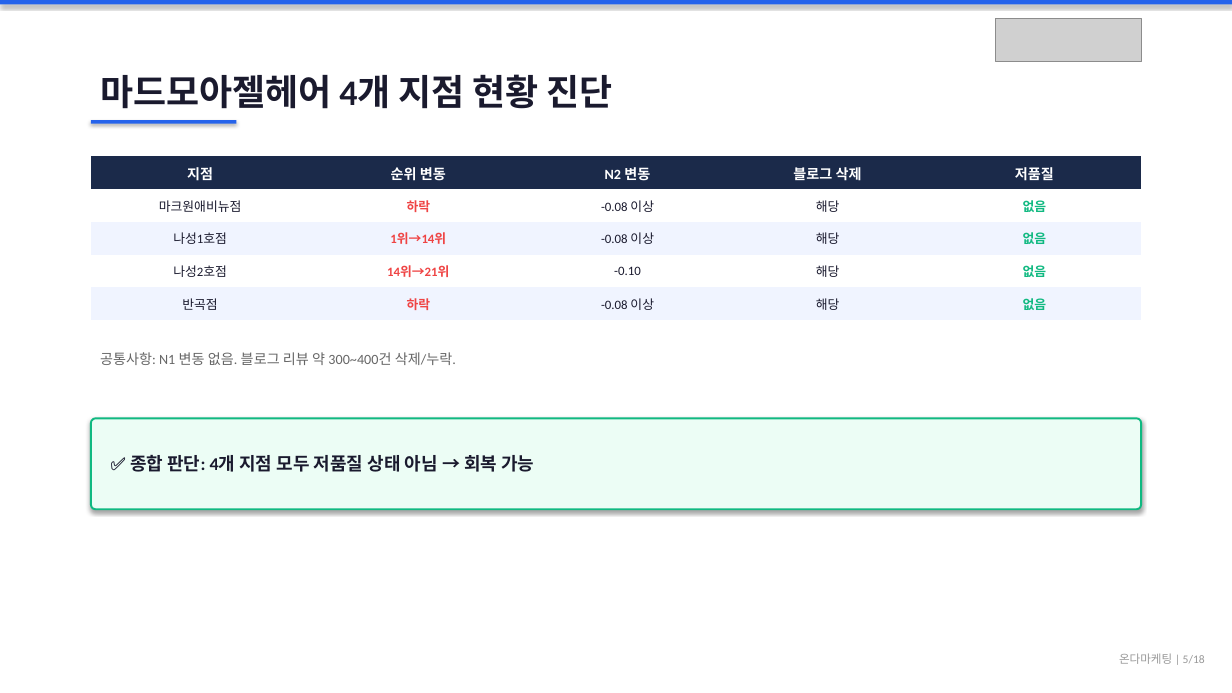
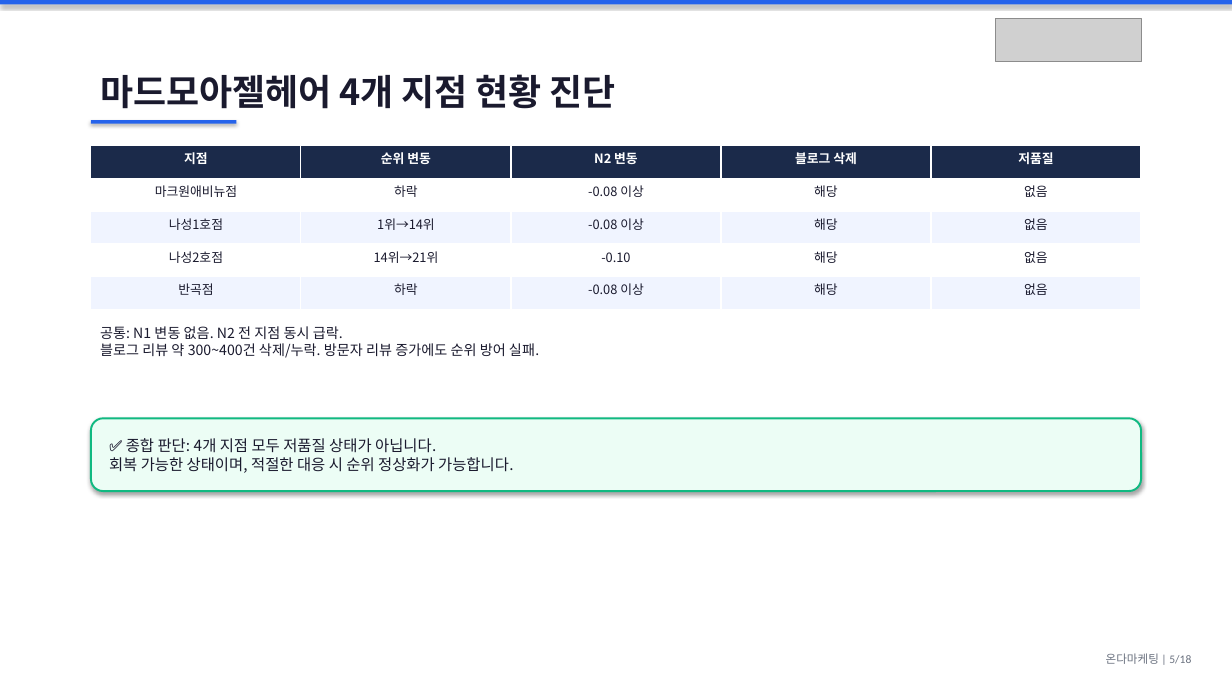
Before and after one commit to didai64595021-ui/onda-hompage, a slide deck: slide 5 of 마드모아젤헤어_제안서.pptx. Drawn at 1232x693 pixels with LibreOffice and Linux fonts; fonts in the diff are those of the drawing; grey boxes stand for pictures. Boxes give left, top, right and bottom in pixels: in the first picture for what was removed or moved away, otherwise in the second. Text is boxed around its words. In the diff, an @@ line names an element or a change of style, - is before the commit and + after.

```diff
--- a/마드모아젤헤어_제안서.pptx
+++ b/마드모아젤헤어_제안서.pptx
@@ text "마드모아젤헤어 4개 지점 현황 진단" at box(100, 74, 616, 109): font Calibri to Noto Sans CJK KR @@
@@ table at box(91, 145, 1140, 309) @@
@@ size 11 to 10 pt in "지점", "순위 변동", "N2 변동", "블로그 삭제" and 1 more places @@
@@ font Calibri to Noto Sans CJK KR @@
@@ text colour #EF4444 to #1A1A2E in "하락", "1위→14위", "14위→21위", "하락" @@
@@ bold off in "하락", "없음", "1위→14위", "없음" and 4 more places @@
@@ text colour #10B981 to #1A1A2E in "없음", "없음", "없음", "없음" @@
@@ borders changed @@
@@ table: place and size @@
-table at box(91, 156, 1141, 320)
+table at box(91, 145, 1140, 309)
@@ text at box(100, 326, 539, 358): text changed; font Calibri to Noto Sans CJK KR; text colour #666666 to #1A1A2E @@
-공통사항: N1 변동 없음. 블로그 리뷰 약 300~400건 삭제/누락.
+공통: N1 변동 없음. N2 전 지점 동시 급락.
+블로그 리뷰 약 300~400건 삭제/누락. 방문자 리뷰 증가에도 순위 방어 실패.
@@ rounded rectangle "✅ 종합 판단: 4개 지점 ...": place and size @@
-rounded rectangle "✅ 종합 판단: 4개 지점 ..." at box(91, 419, 1141, 509)
+rounded rectangle "✅ 종합 판단: 4개 지점 ..." at box(91, 419, 1141, 492)
@@ rounded rectangle "✅ 종합 판단: 4개 지점 ..." at box(91, 419, 1141, 492): proportions changed @@
@@ text in rounded rectangle at box(109, 438, 513, 473): text changed; size 14 to 12 pt; font Calibri to Noto Sans CJK KR; bold off @@
-✅ 종합 판단: 4개 지점 모두 저품질 상태 아님 → 회복 가능
+✅ 종합 판단: 4개 지점 모두 저품질 상태가 아닙니다.
+회복 가능한 상태이며, 적절한 대응 시 순위 정상화가 가능합니다.
@@ text "온다마케팅 | 5/18" at box(1106, 653, 1191, 664): text colour #999999 to #6B7280 @@
```
Also in this commit, not shown: 17 other slides changed, 1 other file.
